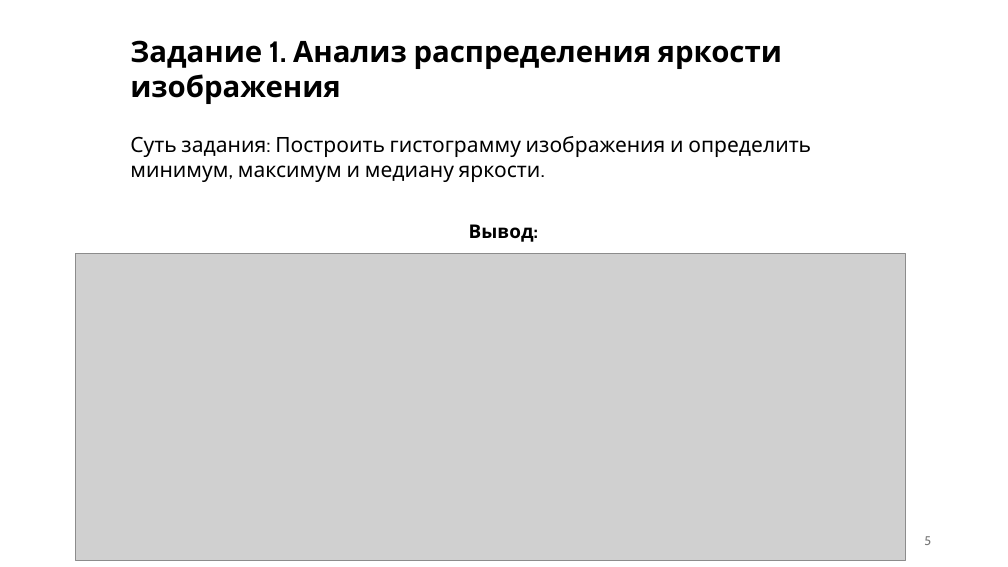
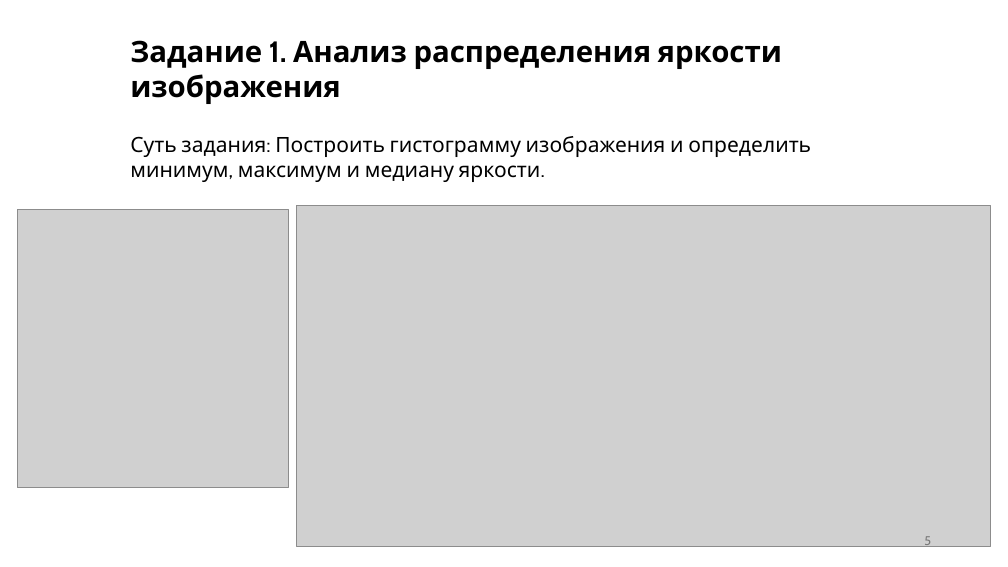
Before and after one commit to quistxnd/cv, a slide deck: slide 5 of lab2/lab2.pptx. Drawn at 1008x567 pixels with LibreOffice and Linux fonts; fonts in the diff are those of the drawing; grey boxes stand for pictures. Boxes give left, top, right and bottom in pixels: in the first picture for what was removed or moved away, otherwise in the second. Text is boxed around its words. In the diff, an @@ line names an element or a change of style, - is before the commit and + after.

```diff
--- a/lab2/lab2.pptx
+++ b/lab2/lab2.pptx
@@ picture added at [17,209,289,488] @@
@@ picture: place and size @@
-picture at [76,253,906,560]
+picture at [296,206,991,547]
@@ text removed at [469,224,534,242] @@
-Вывод:
```
Also in this commit, not shown: 6 other slides changed, 1 slide added, 1 other file.
